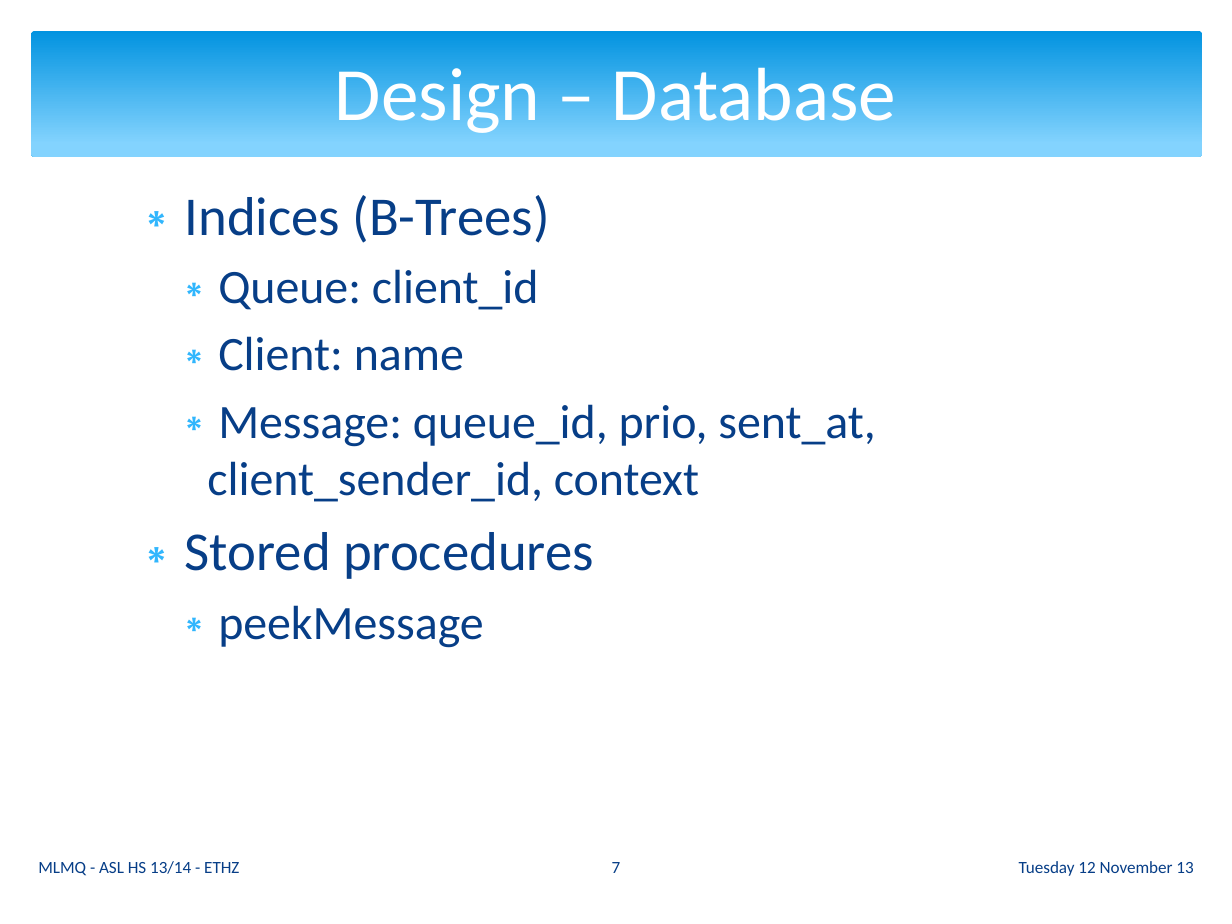
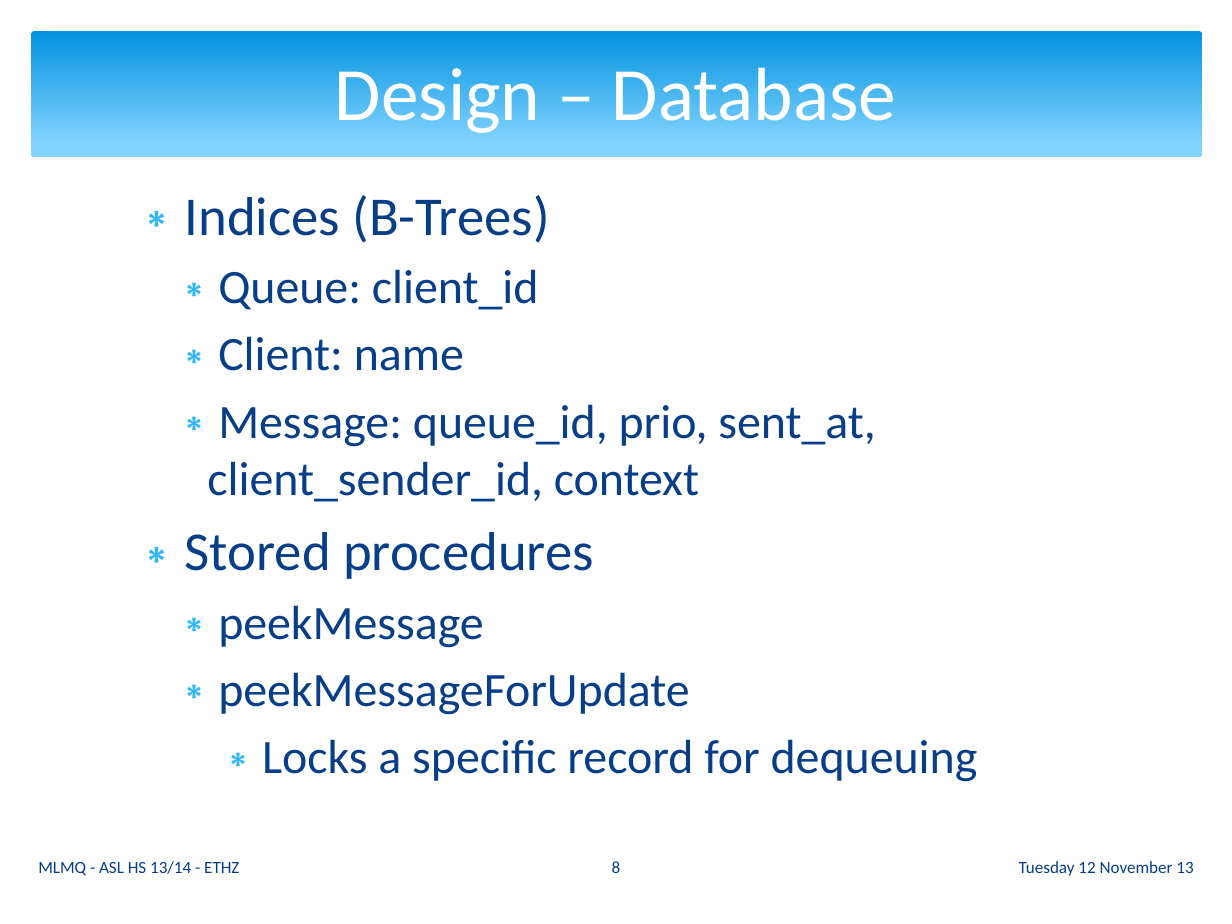
Before and after one commit to ganzm/AdvancedSystemsLab2013, a slide deck: slide 8 of doc/presentations/03 Milestone Presentation/mlmq.pptx (slide 7 before the commit). Drawn at 1232x924 pixels with LibreOffice and Linux fonts; fonts in the diff are those of the drawing. Boxes give left, top, right and bottom in pixels: in the first picture for what was removed or moved away, otherwise in the second. Text is boxed around its words. In the diff, an @@ line names an element or a change of style, - is before the commit and + after.

```diff
--- a/doc/presentations/03 Milestone Presentation/mlmq.pptx
+++ b/doc/presentations/03 Milestone Presentation/mlmq.pptx
@@ text at <box>218,672,978,782</box>: paragraphs added @@
+  ∗ peekMessageForUpdate
+    ∗ Locks a specific record for dequeuing
@@ page number at <box>612,861,621,873</box>: text changed @@
-7
+8
```
Also in this commit, not shown: 8 other slides changed, 13 slides added.
